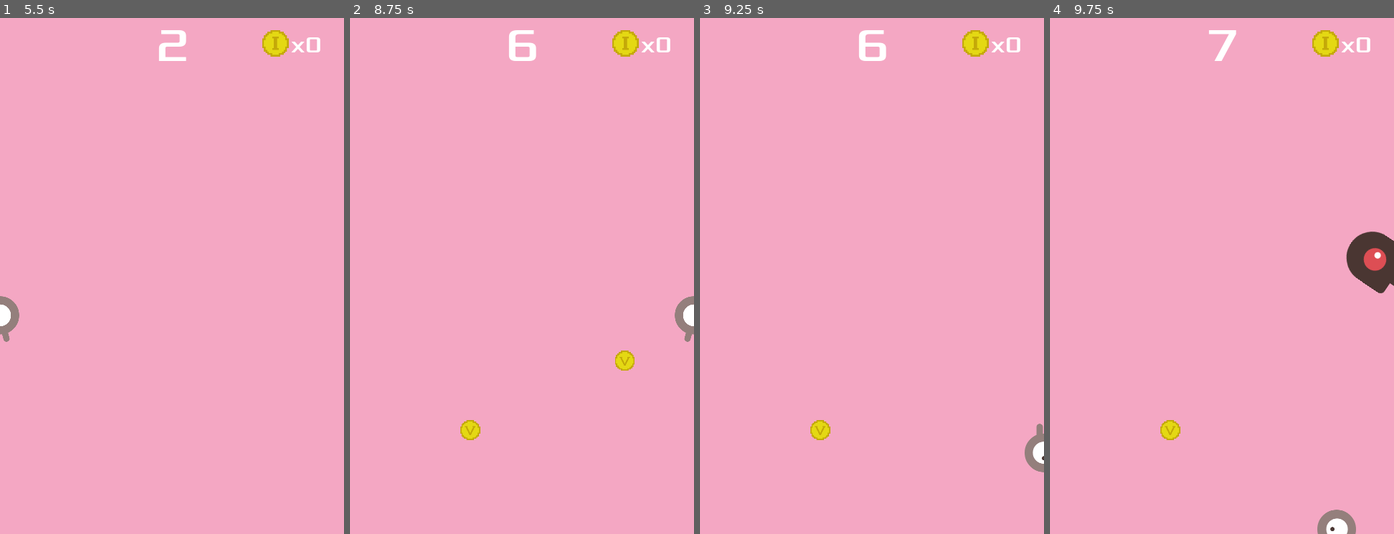
Above: before the commit, frames 1-4 (left to right).
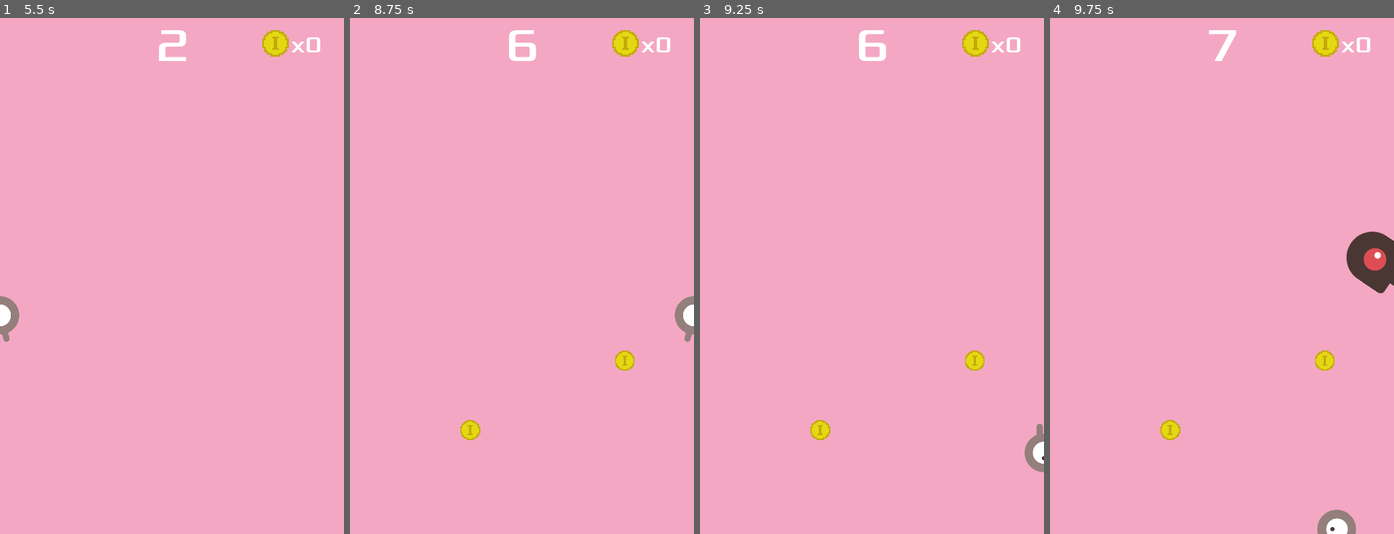
Above: after the commit, the same moments.

Repository: nastiatatl/dodgethecreeps
Game: Godot game, scene res://scenes/Main.tscn
Two runs of this game, one before a commit and one after it. Both use one fixed random seed, a clock stepped at 60 frames per second and the inputs below.
Inputs:
- Up to frame 1 (5.5 s): click "Start" at 0.5 s; tap Enter (start_game) at 1.25, 1.35, 2.1, 2.85, 3.5, 3.6, 4.35, 5.1 s; hold Right (move_right) 1.28-2.03 s; hold Down (move_down) 2.03-2.78 s; hold Right (move_right) 2.78-3.53 s; hold Up (move_up) 3.53-4.28 s; hold Left (move_left) from 4.28 s (still down)
- Up to frame 2 (8.75 s): release Left (move_left) at 5.78 s; hold Down (move_down) 5.78-6.53 s; tap Enter (start_game) every 0.75 s from 5.85 to 8.1 s; hold Right (move_right) 6.53-7.28 s; hold Up (move_up) 7.28-8.03 s; hold Right (move_right) from 8.03 s (still down)
- Up to frame 3 (9.25 s): release Right (move_right) at 8.78 s; hold Down (move_down) from 8.78 s (still down); tap Enter (start_game) at 8.85 s
- Up to frame 4 (9.75 s): release Down (move_down) at 9.53 s; hold Left (move_left) from 9.53 s (still down); tap Enter (start_game) at 9.6 s

Frame 1 is identical in both runs. In frame 2, less than 0.1% of the frame differs, in the area x 33-82%, y 65-81%; in frame 3, 0.2%, in the area x 33-83%, y 64-81%; in frame 4, 0.2%.

Commit message:
add scaling to make big coins visually larger

Diff:
--- a/scripts/coin.gd
+++ b/scripts/coin.gd
@@ -3,10 +3,13 @@
 @export var big_coin: bool = false
 @onready var big_coin_timer = $BigCoinTimer
 @export var flash_interval: float = 0.1  # Interval for flashing (in seconds)
+@export var big_coin_scale: Vector2 = Vector2(1.1, 1.1)  # Scale for big coins
+
 
 func _ready() -> void:
 	if big_coin:
 		$Sprite2D.texture = preload("res://assets/images/bigCoin.png")
+		scale_big_coin()
 		$FlashTimer.start()
 		big_coin_timer.start()
 
@@ -30,3 +33,11 @@
 	# Continue flashing if coin is still alive
 	if $BigCoinTimer.time_left > 0:
 		$FlashTimer.start(flash_interval)
+
+func scale_big_coin():
+	# Scale the sprite
+	$Sprite2D.scale = big_coin_scale
+
+	# Scaale Collision shape
+	var circle_shape = $CollisionShape2D.shape as CircleShape2D
+	circle_shape.radius *= big_coin_scale.x  # Assuming uniform scaling
--- a/scripts/main.gd
+++ b/scripts/main.gd
@@ -4,7 +4,7 @@
 @export var coin_scene: PackedScene
 var score
 var num_coins
-const MIN_COIN_DISTANCE = 50.0  # Minimum distance between coins
+const MIN_COIN_DISTANCE = 75.0  # Minimum distance between coins
 
 
 # Called when the node enters the scene tree for the first time.
@@ -79,7 +79,7 @@
 	var coin = coin_scene.instantiate()
 
 	# 10% chance to spawn a big coin
-	if randf() <= 0.9:
+	if randf() <= 0.1:
 		coin.big_coin = true
 
 	var screen_size = get_viewport().get_visible_rect().size
